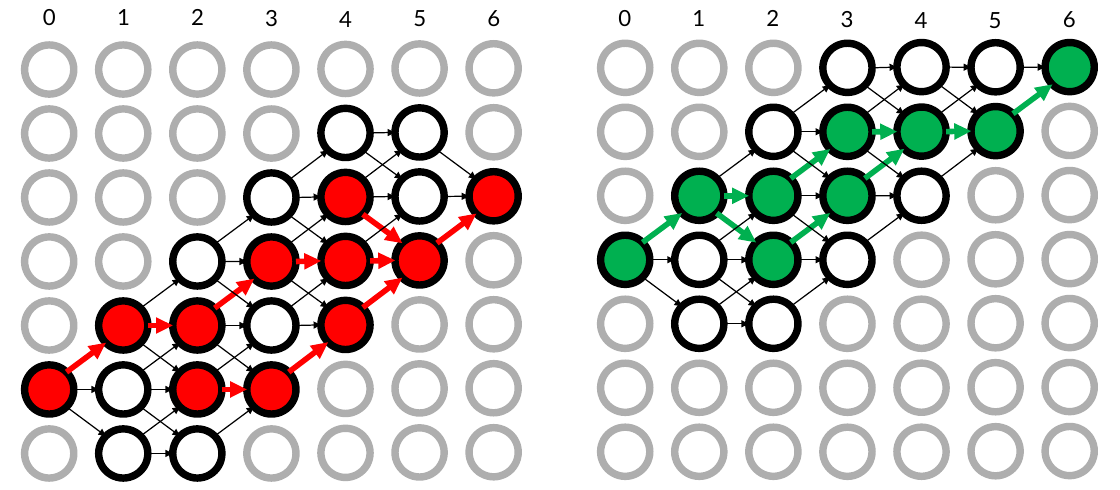
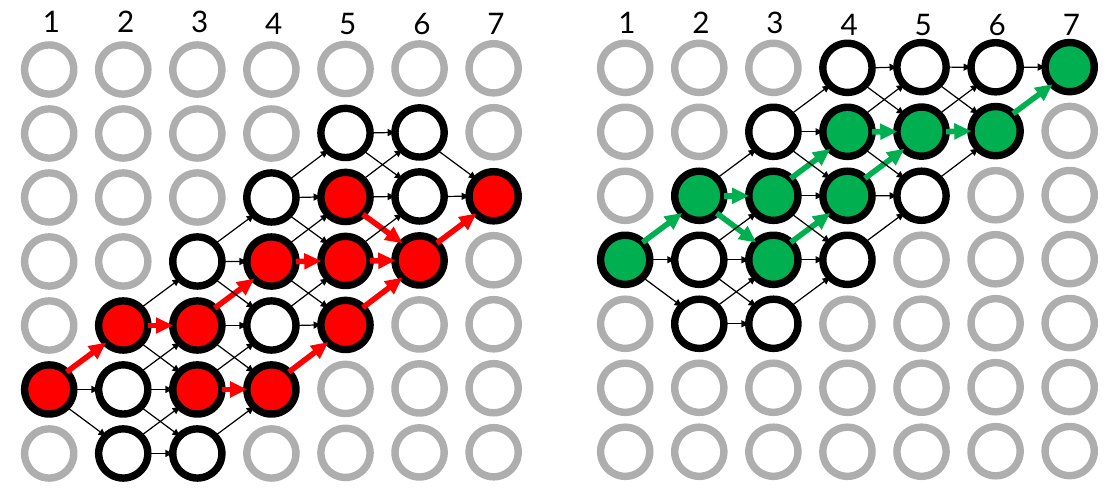
Before and after one commit to svancaj/MAPF-encodings, a slide deck: slide 1 of documents/paper_data/ECAI/TEG_pass.pptx. Drawn at 1120x490 pixels with LibreOffice and Linux fonts; fonts in the diff are those of the drawing. Boxes give left, top, right and bottom in pixels: in the first picture for what was removed or moved away, otherwise in the second. Text is boxed around its words. In the diff, an @@ line names an element or a change of style, - is before the commit and + after.

```diff
--- a/documents/paper_data/ECAI/TEG_pass.pptx
+++ b/documents/paper_data/ECAI/TEG_pass.pptx
@@ text "1": place and size @@
-text "1" at <box>117,9,130,25</box>
+text "1" at <box>43,10,60,32</box>
@@ text removed at <box>43,9,56,25</box> @@
-0
@@ text "2": place and size @@
-text "2" at <box>191,9,204,25</box>
+text "2" at <box>117,10,134,32</box>
@@ text "3": place and size @@
-text "3" at <box>265,10,278,26</box>
+text "3" at <box>191,10,208,33</box>
@@ text "4": place and size @@
-text "4" at <box>339,11,352,27</box>
+text "4" at <box>265,12,282,34</box>
@@ text "5": place and size @@
-text "5" at <box>413,10,426,26</box>
+text "5" at <box>339,12,356,35</box>
@@ text "6": place and size @@
-text "6" at <box>487,10,500,26</box>
+text "6" at <box>413,12,430,35</box>
@@ text added at <box>487,12,504,34</box>, 24 pt, text #000000 @@
+7
@@ text "1": place and size @@
-text "1" at <box>692,10,705,26</box>
+text "1" at <box>618,11,635,33</box>
@@ text removed at <box>618,10,631,26</box> @@
-0
@@ text "2": place and size @@
-text "2" at <box>766,10,779,26</box>
+text "2" at <box>692,11,709,33</box>
@@ text "3": place and size @@
-text "3" at <box>841,11,854,27</box>
+text "3" at <box>766,11,783,34</box>
@@ text "4": place and size @@
-text "4" at <box>915,12,928,28</box>
+text "4" at <box>841,13,858,41</box>
@@ text "5": place and size @@
-text "5" at <box>989,12,1002,28</box>
+text "5" at <box>915,13,932,42</box>
@@ size 18 to 24 pt in 12 elements at <box>191,10,208,33</box>, <box>841,13,858,41</box>, <box>265,12,282,34</box>, <box>766,11,783,34</box>, <box>618,11,635,33</box>, <box>692,11,709,33</box>, <box>117,10,134,32</box>, <box>413,12,430,35</box>, <box>915,13,932,42</box>, <box>43,10,60,32</box>, <box>339,12,356,35</box>, <box>989,13,1006,41</box> @@
@@ text "6": place and size @@
-text "6" at <box>1063,11,1076,27</box>
+text "6" at <box>989,13,1006,41</box>
@@ text added at <box>1063,13,1080,41</box>, 24 pt, text #000000 @@
+7
```
Also in this commit, not shown: 9 other files.
